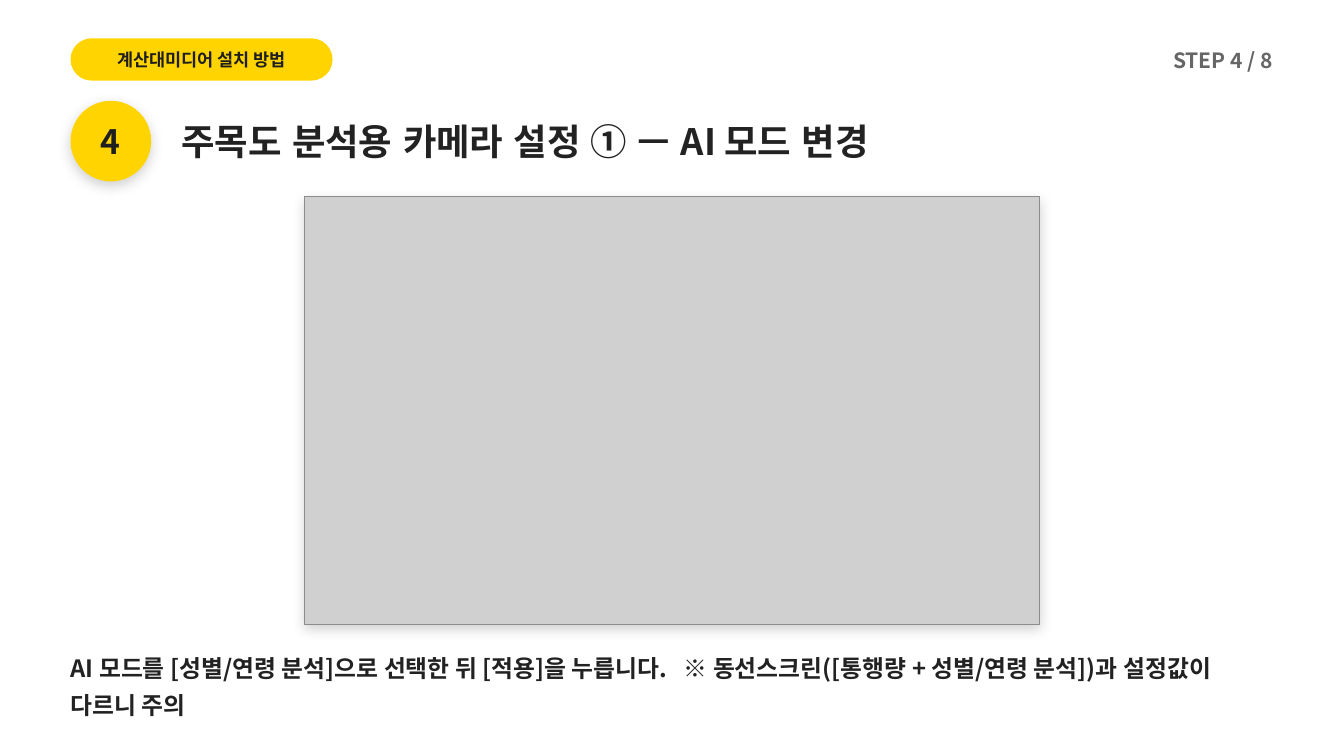
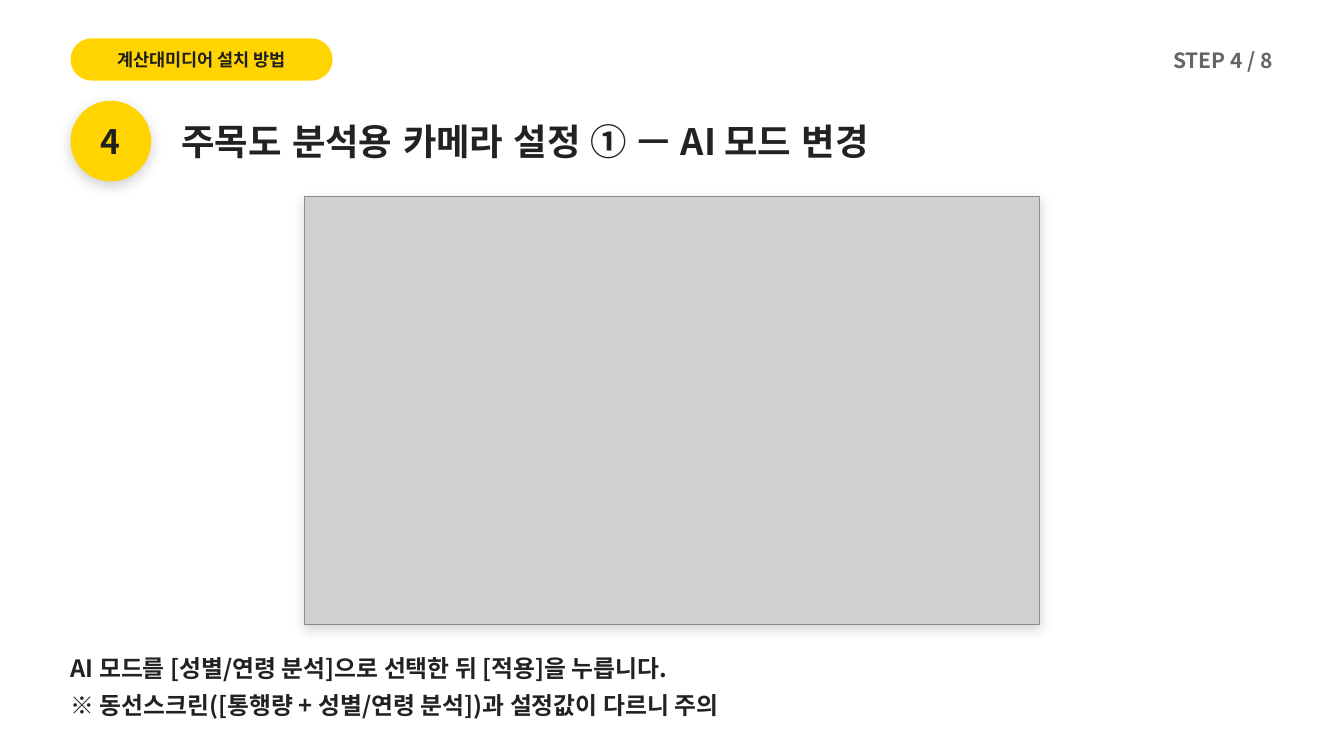
Before and after one commit to alsdn2947/ars, a slide deck: slide 24 of 이마트_AI카메라_설치매뉴얼.pptx (slide 23 before the commit). Drawn at 1344x756 pixels with LibreOffice and Linux fonts; fonts in the diff are those of the drawing; grey boxes stand for pictures. Boxes give left, top, right and bottom in pixels: in the first picture for what was removed or moved away, otherwise in the second. Text is boxed around its words. In the diff, an @@ line names an element or a change of style, - is before the commit and + after.

```diff
--- a/이마트_AI카메라_설치매뉴얼.pptx
+++ b/이마트_AI카메라_설치매뉴얼.pptx
@@ text at (x1=71, y1=657, x2=718, y2=719): text changed @@
-AI 모드를 [성별/연령 분석]으로 선택한 뒤 [적용]을 누릅니다. ※ 동선스크린([통행량 + 성별/연령 분석])과 설정값이 다르니 주의
+AI 모드를 [성별/연령 분석]으로 선택한 뒤 [적용]을 누릅니다.
+※ 동선스크린([통행량 + 성별/연령 분석])과 설정값이 다르니 주의
```
Also in this commit, not shown: 10 other slides changed, 1 slide added, 2 other files.
